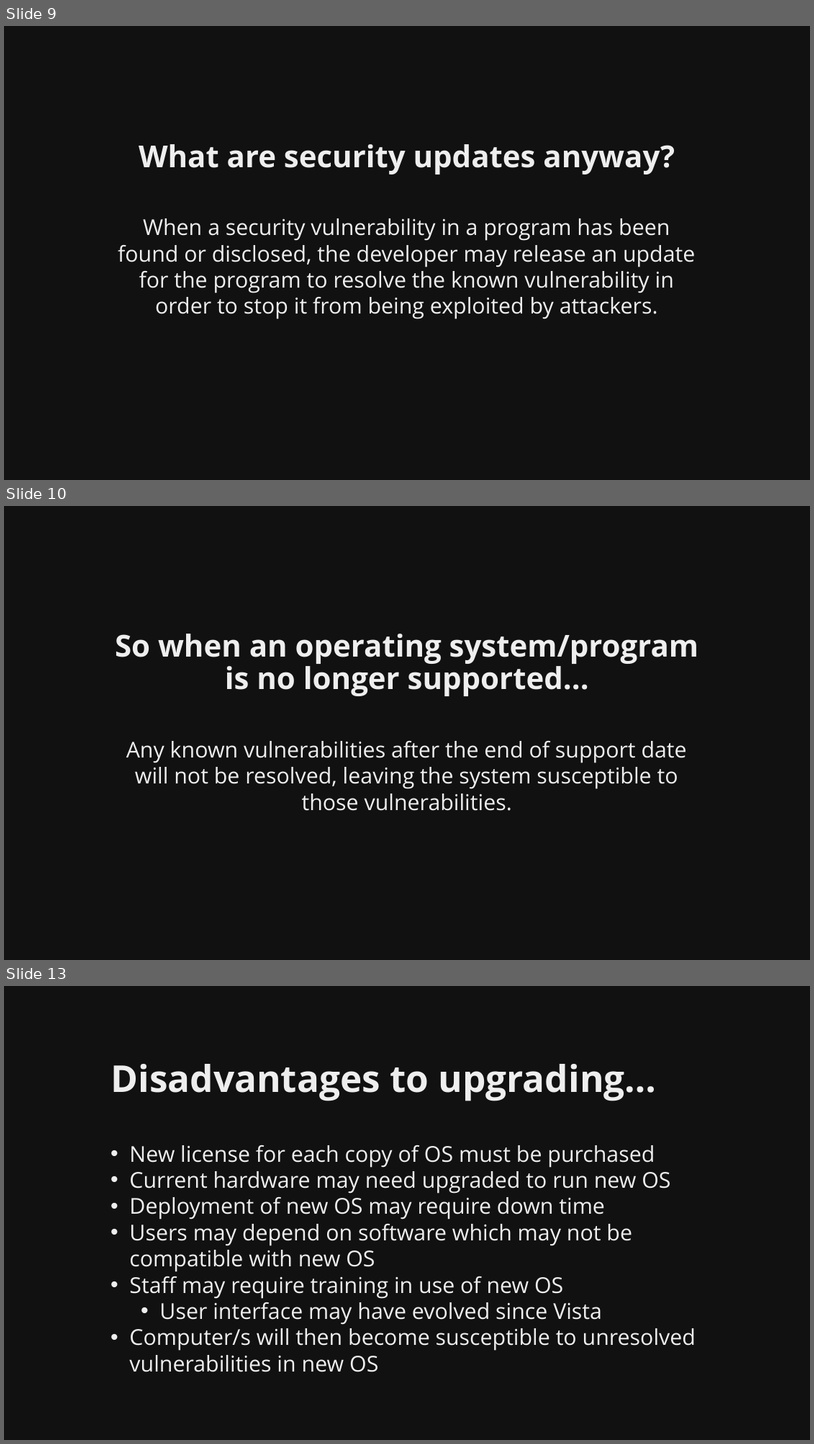
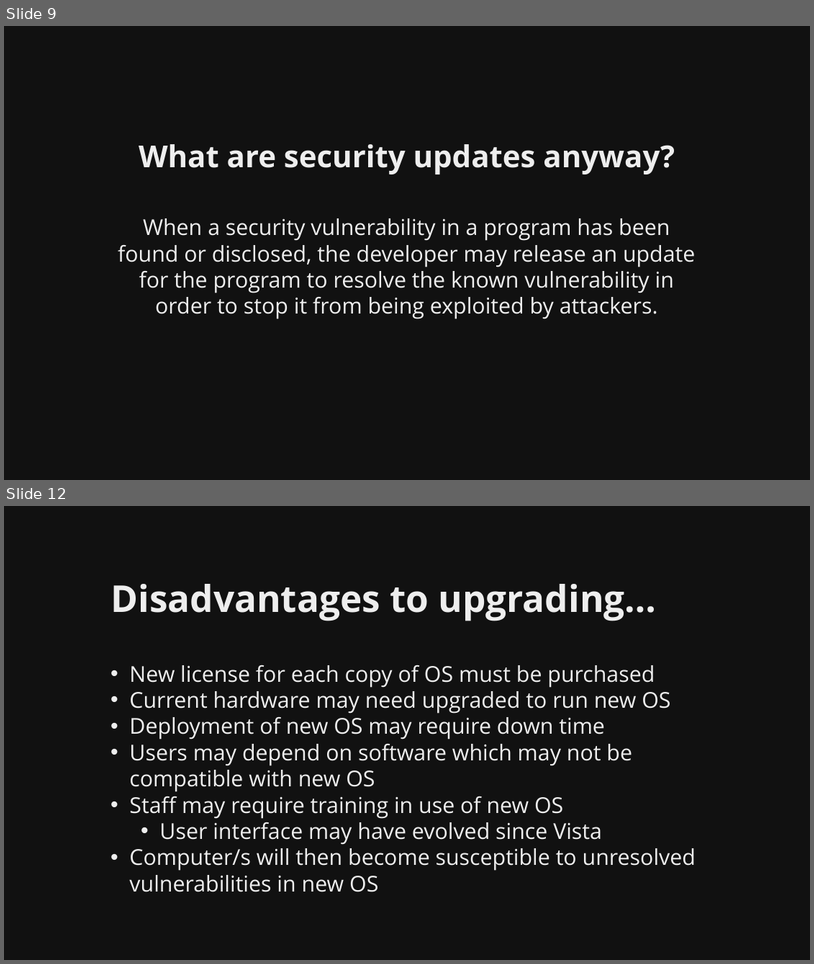
Before and after one commit to martymcflywa/ecu, a slide deck: year_1/sem_2/CSI1101_computer_security/0b_assignment_2_[22MAY15_0900]/dev/CSI1101_PONCE_A2_v01.pptx. Shown one above the other, each under a label of ours: slides 9, 10 and 13 before the commit, slides 9 and 12 after it; the slides between them are not shown. The pictures are 814x1444 and 814x964 pixels, drawn with LibreOffice and Linux fonts; fonts in the diff are those of the drawing. Boxes give left, top, right and bottom in pixels: in the first picture for what was removed or moved away, otherwise in the second. Text is boxed around its words. In the diff, an @@ line names an element or a change of style, - is before the commit and + after.

Commit message:
CSI1101 A2: finished operating system

```diff
--- a/year_1/sem_2/CSI1101_computer_security/0b_assignment_2_[22MAY15_0900]/dev/CSI1101_PONCE_A2_v01.pptx
+++ b/year_1/sem_2/CSI1101_computer_security/0b_assignment_2_[22MAY15_0900]/dev/CSI1101_PONCE_A2_v01.pptx
@@ slide 10 removed at (4,506,810,960), background #111111 @@
@@ title removed at (115,633,699,696) @@
-So when an operating system/program is no longer supported…
@@ text removed at (111,655,216,687) @@
-separator
@@ text removed at (126,741,687,811) @@
-Any known vulnerabilities after the end of support date will not be resolved, leaving the system susceptible to those vulnerabilities.
@@ what was slide 13 is now slide 12 @@
```
Also in this commit, not shown: 4 slides changed, 8 slides added, 3 other files.
